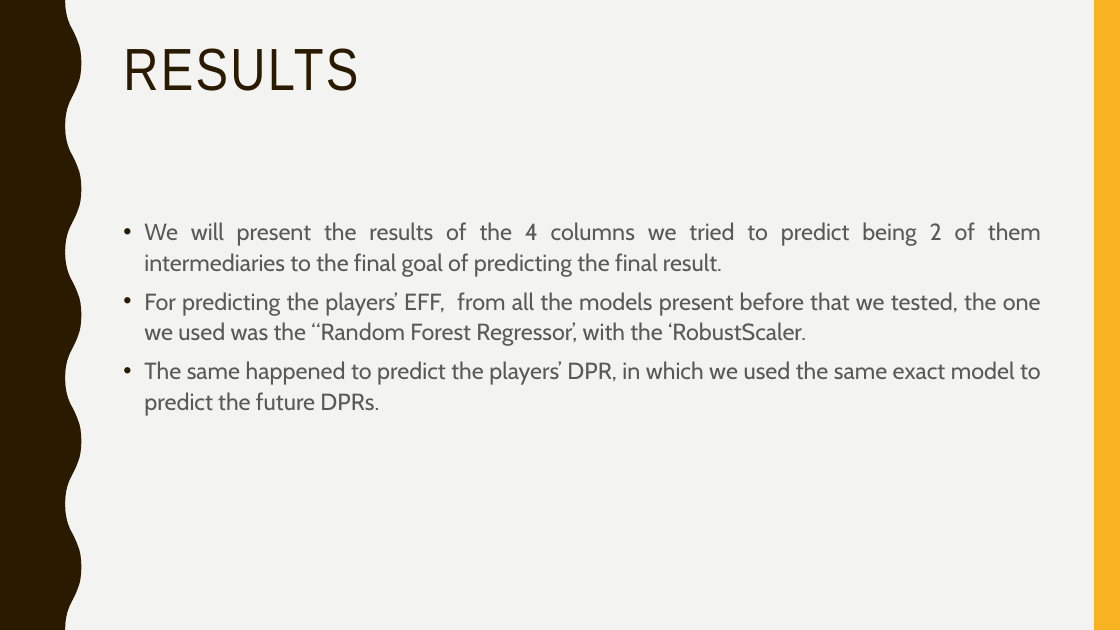
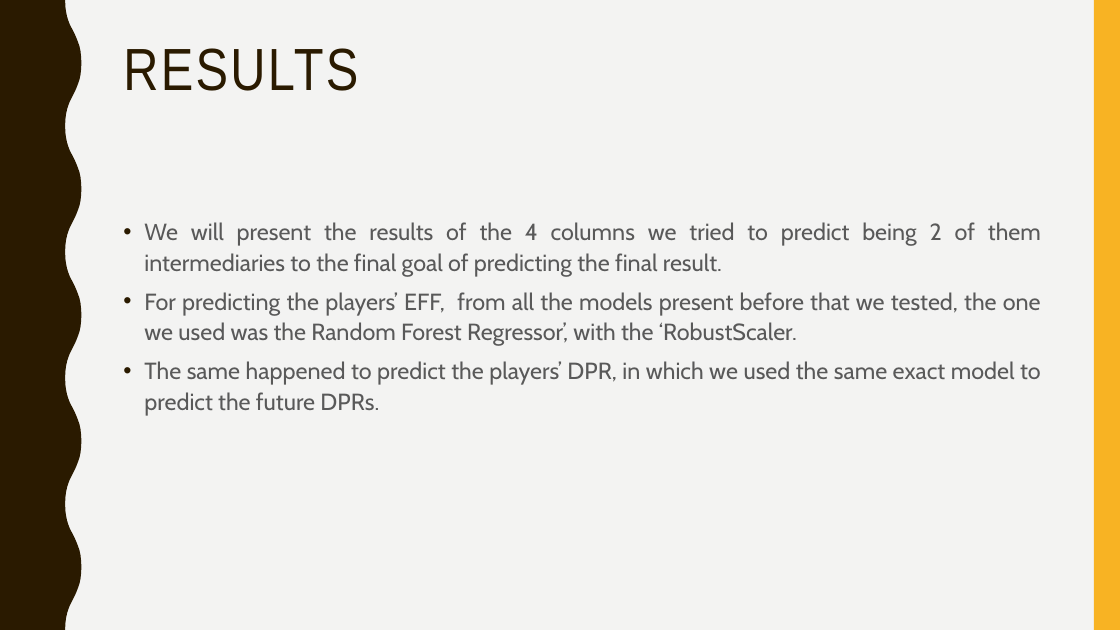
Before and after one commit to afs202005277/AC, a slide deck: slide 11 of ppt projeto.pptx (slide 22 before the commit). Drawn at 1120x630 pixels with LibreOffice and Linux fonts; fonts in the diff are those of the drawing. Boxes give left, top, right and bottom in pixels: in the first picture for what was removed or moved away, otherwise in the second. Text is boxed around its words. In the diff, an @@ line names an element or a change of style, - is before the commit and + after.

```diff
--- a/ppt projeto.pptx
+++ b/ppt projeto.pptx
@@ text at [144, 292, 1041, 346]: text changed @@
-• For predicting the players’ EFF, from all the models present before that we tested, the one we used was the “Random Forest Regressor’, with the ‘RobustScaler.
+• For predicting the players’ EFF, from all the models present before that we tested, the one we used was the Random Forest Regressor’, with the ‘RobustScaler.
```
Also in this commit, not shown: 3 other slides changed, 1 slide added.
